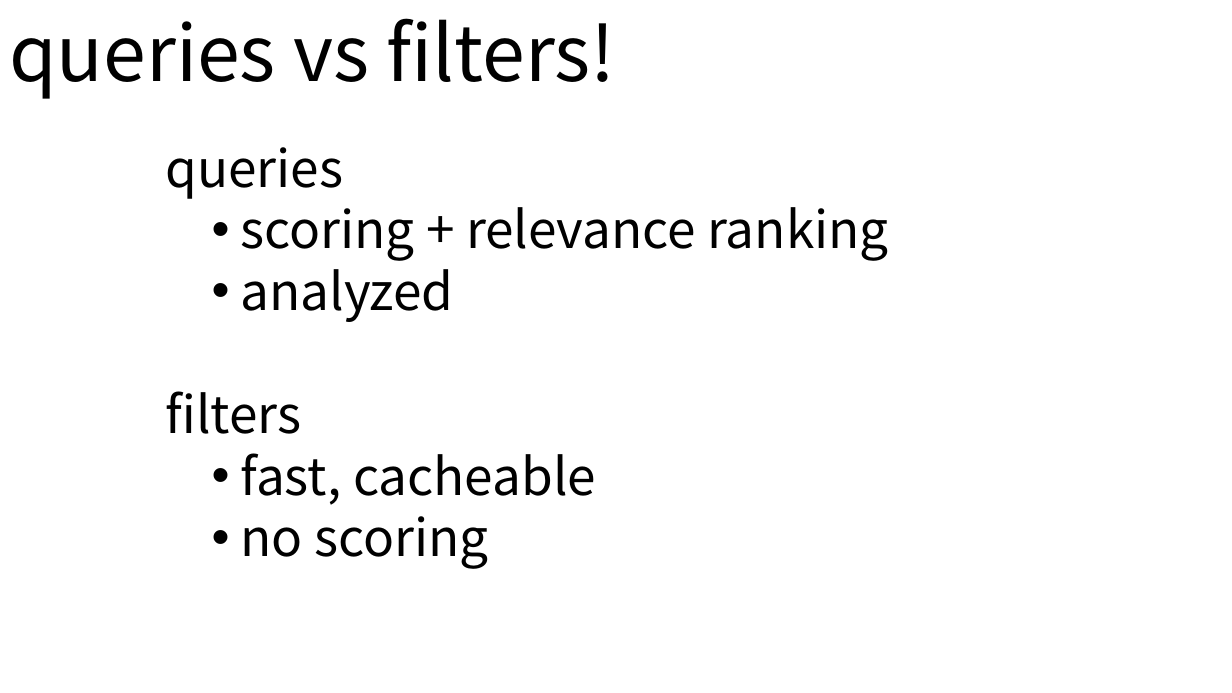
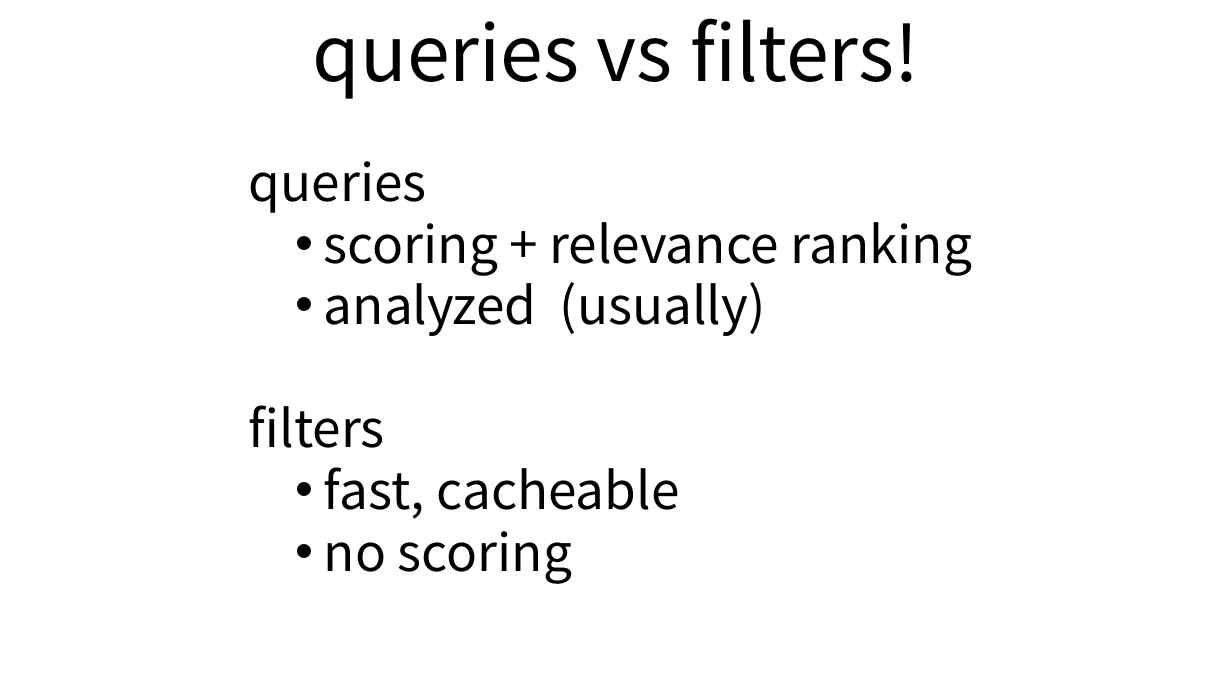
Before and after one commit to andypryor/start_your_search_engines, a slide deck: slide 37 of start_search_engines.pptx (slide 34 before the commit). Drawn at 1232x693 pixels with LibreOffice and Linux fonts; fonts in the diff are those of the drawing. Boxes give left, top, right and bottom in pixels: in the first picture for what was removed or moved away, otherwise in the second. Text is boxed around its words. In the diff, an @@ line names an element or a change of style, - is before the commit and + after.

```diff
--- a/start_search_engines.pptx
+++ b/start_search_engines.pptx
@@ text "queries vs filters!" at (313,18,919,99): alignment left to centre @@
@@ text "queries": place and size @@
-text "queries" at (165,147,888,569)
+text "queries" at (249,161,972,583)
@@ text at (324,272,766,336): text changed @@
-  • analyzed
+  • analyzed (usually)
```
Also in this commit, not shown: 3 other slides changed, 7 slides added, 5 slides removed.
